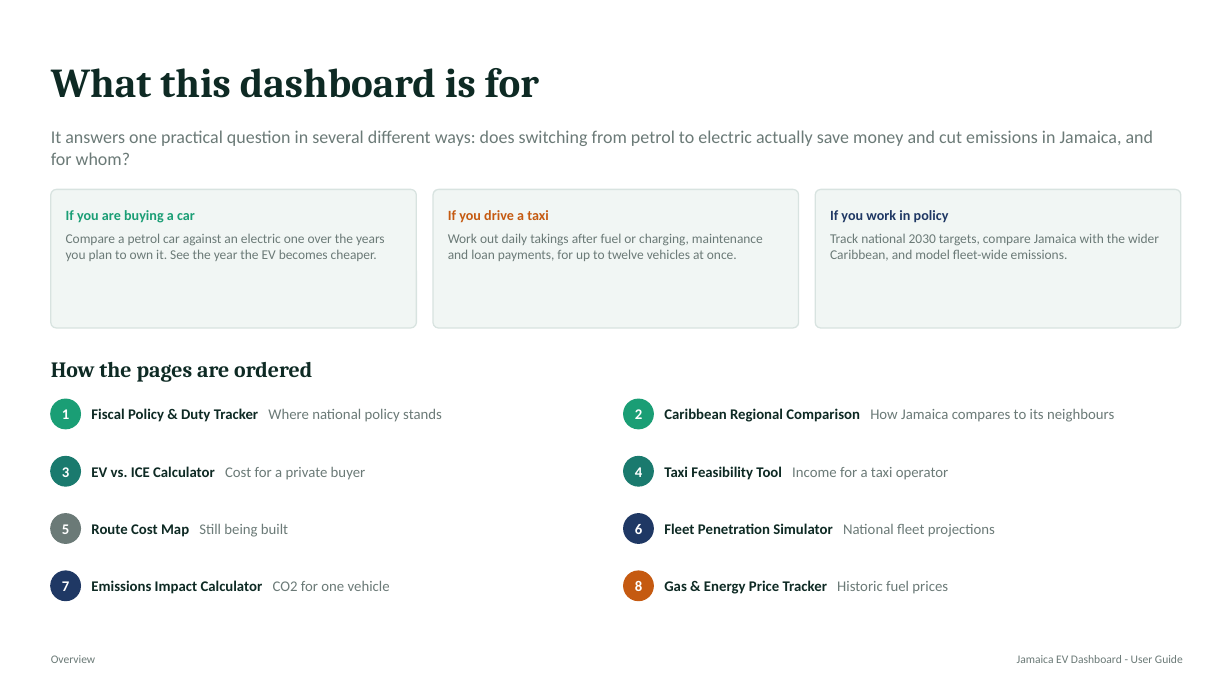
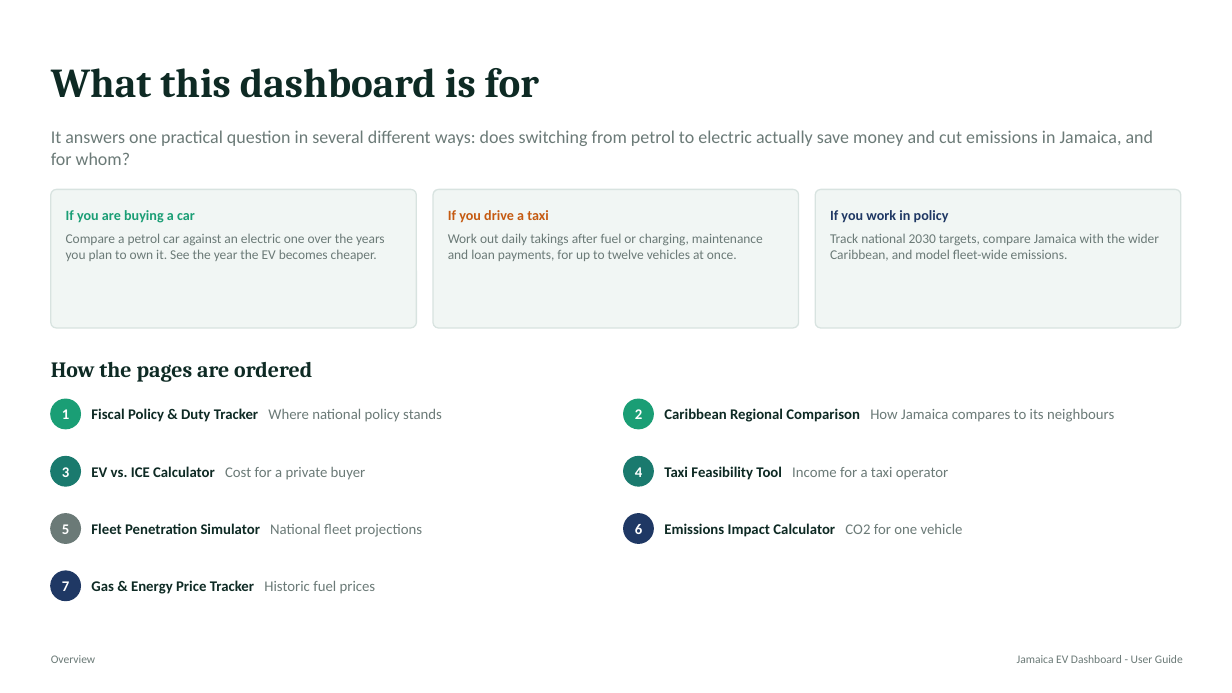
Before and after one commit to andsmart01-sketch/EV-Lab-UWI, a slide deck: slide 2 of docs/EV_Dashboard_User_Guide.pptx. Drawn at 1232x693 pixels with LibreOffice and Linux fonts; fonts in the diff are those of the drawing. Boxes give left, top, right and bottom in pixels: in the first picture for what was removed or moved away, otherwise in the second. Text is boxed around its words. In the diff, an @@ line names an element or a change of style, - is before the commit and + after.

Commit message:
Remove Route Cost Map placeholder module
The module was never started: no mapping data source was agreed and no
corridor distances were measured, so it could not have been populated
without inventing the numbers it displayed.

Removes tab-2 from MODULE_INFO, NAV_ICONS, serve_layout and the
instructions panel, and deletes placeholder_layout and the
MODULES_IN_DEVELOPMENT mechanism, which had nothing left to mark.

Display numbers shift: what was 6, 7 and 8 is now 5, 6 and 7. Guide
renumbered from 34 slides to 33. Report Section 1.4 now says seven
modules and Section 8.3 carries the route map as further work with the
blocker stated.

Also ignores Office ~$ lock files.

```diff
--- a/docs/EV_Dashboard_User_Guide.pptx
+++ b/docs/EV_Dashboard_User_Guide.pptx
@@ text at (x1=91, y1=523, x2=422, y2=537): text changed; text colour #6B7A77 to #0E2A24; bold on @@
-Route Cost Map Still being built
+Fleet Penetration Simulator National fleet projections
@@ text at (x1=664, y1=523, x2=963, y2=537): text changed @@
-Fleet Penetration Simulator National fleet projections
+Emissions Impact Calculator CO2 for one vehicle
@@ text at (x1=91, y1=580, x2=376, y2=594): text changed @@
-Emissions Impact Calculator CO2 for one vehicle
+Gas & Energy Price Tracker Historic fuel prices
@@ ellipse removed at (x1=624, y1=571, x2=653, y2=601) @@
@@ text removed at (x1=635, y1=581, x2=642, y2=591) @@
-8
@@ text removed at (x1=664, y1=580, x2=948, y2=594) @@
-Gas & Energy Price Tracker Historic fuel prices
```
Also in this commit, not shown: 13 other slides changed, 1 slide removed, 8 other files.
